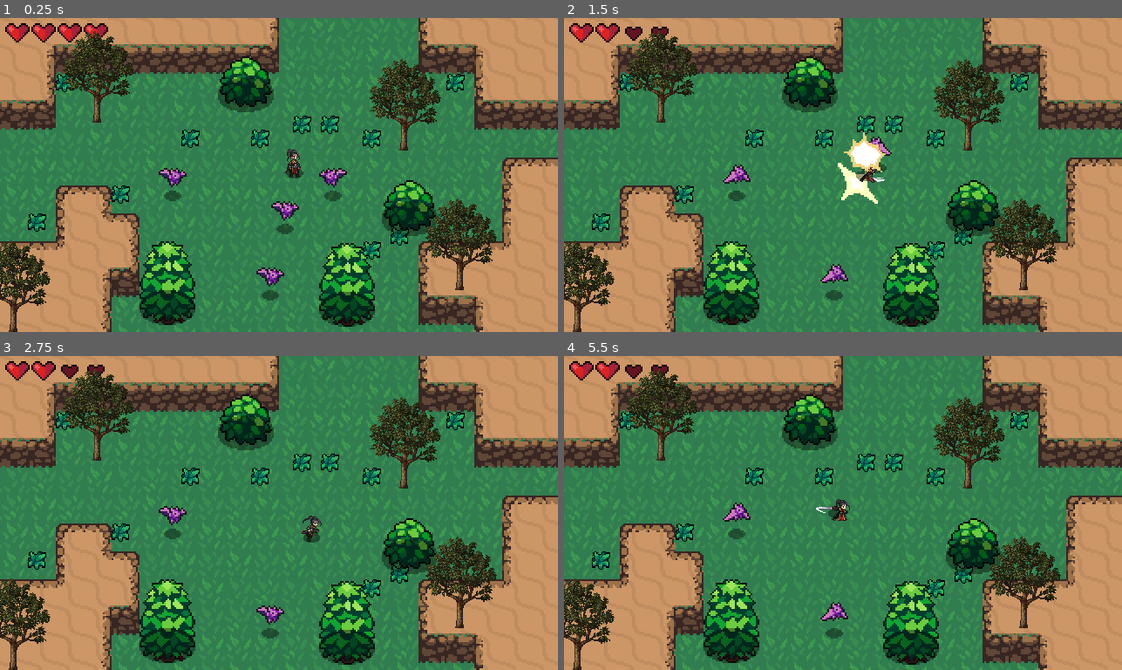
Above: before the commit, frames 1-4 (two rows, left to right).
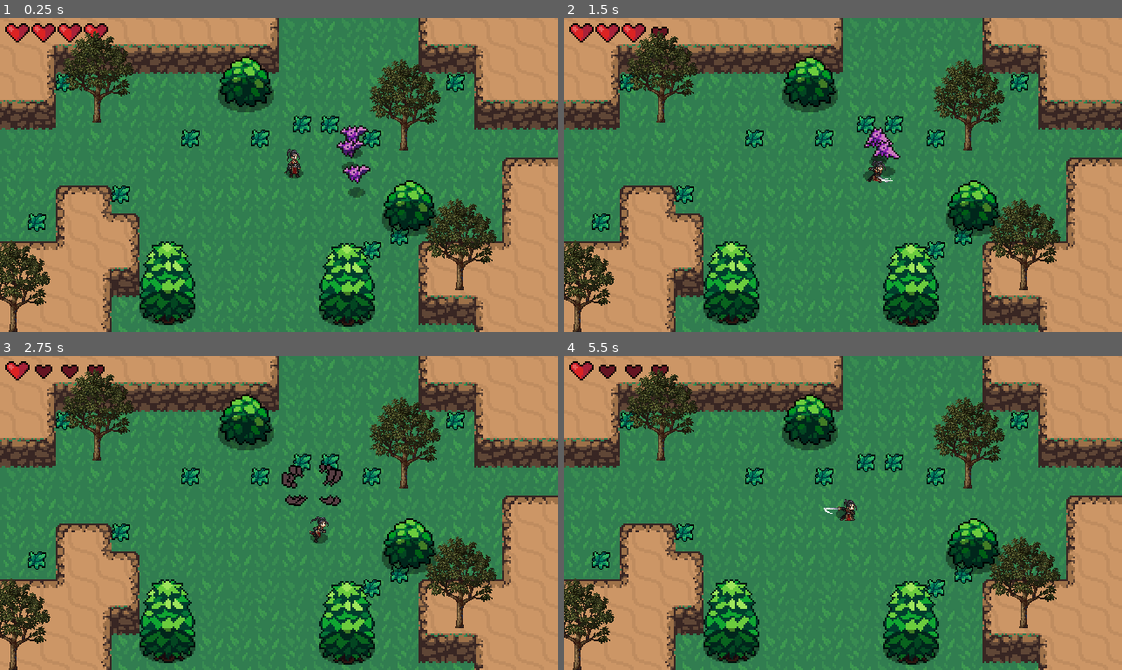
Above: after the commit, the same moments.

Repository: baifengxiao/action-rpg
Game: Godot game, scene res://World.tscn
Same seed, same stepped clock (60 frames per second), same inputs: the game is played once before the commit and once after it.
Inputs:
- Up to frame 1 (0.25 s): no input
- Up to frame 2 (1.5 s): hold Right (ui_right) 0.53-1.28 s; tap J (attack) at 0.6, 1.35 s; hold Down (ui_down) from 1.28 s (still down)
- Up to frame 3 (2.75 s): release Down (ui_down) at 2.03 s; hold Right (ui_right) from 2.03 s (still down); tap J (attack) at 2.1 s
- Up to frame 4 (5.5 s): release Right (ui_right) at 2.78 s; hold Up (ui_up) 2.78-3.53 s; tap J (attack) every 0.75 s from 2.85 to 5.1 s; hold Left (ui_left) 3.53-5.03 s; hold Down (ui_down) from 5.03 s (still down)

The runs differ from the first frame. In frame 1, 1.6% of the frame differs, in the area x 28-67%, y 34-90%; in frame 2, 2.0%, in the area x 10-61%, y 1-90%; in frame 3, 1.5%; in frame 4, 1.0%.

Commit message:
feat: part17.小怪软碰撞

Diff:
--- /dev/null
+++ b/Effects/Hitbox&Hurtbox/soft_collsion.gd
@@ -0,0 +1,15 @@
+extends Area2D
+
+func is_colliding():
+	#获取重叠区域
+	var areas = get_overlapping_areas()
+	return areas.size() > 0
+
+func get_push_vector():
+	var areas = get_overlapping_areas()
+	var push_vector=Vector2.ZERO
+	if is_colliding():
+		var area = areas[0]
+		push_vector =area.global_position.direction_to(global_position)
+		push_vector = push_vector.normalized()
+	return push_vector
--- /dev/null
+++ b/Effects/Hitbox&Hurtbox/soft_collsion.tscn
@@ -0,0 +1,10 @@
+[gd_scene load_steps=2 format=3 uid="uid://ccqh8i8x0pup1"]
+
+[ext_resource type="Script" path="res://Effects/Hitbox&Hurtbox/soft_collsion.gd" id="1_c3fuk"]
+
+[node name="softCollsion" type="Area2D"]
+collision_layer = 32
+collision_mask = 32
+script = ExtResource("1_c3fuk")
+
+[node name="CollisionShape2D" type="CollisionShape2D" parent="."]
--- a/Player/player.gd
+++ b/Player/player.gd
@@ -69,9 +69,9 @@
 	state = MOVE
 
 func _on_hurtbox_area_entered(area: Area2D) -> void:
-	print("被蝙蝠攻击了")
+
 	stats.health -= 1
-	print(stats.health)
+
 	#开启无敌
 	hurtbox.start_invincibility(0.5)
 	hurtbox.create_hit_effect()
--- a/Player/player.tscn
+++ b/Player/player.tscn
@@ -563,8 +563,8 @@
 tree_root = SubResource("AnimationNodeStateMachine_c1qe6")
 anim_player = NodePath("../AnimationPlayer")
 parameters/current_length = 6.0
-parameters/current_position = 0.899156
-parameters/current_delta = 0.0166667
+parameters/current_position = 1.05208
+parameters/current_delta = 0.1
 parameters/Attack/current_length = 0.4
 parameters/Attack/current_position = 0.4
 parameters/Attack/current_delta = 0.0
@@ -585,15 +585,15 @@
 parameters/End/current_position = 0.0
 parameters/End/current_delta = 0.0
 parameters/Idle/current_length = 6.0
-parameters/Idle/current_position = 0.899156
-parameters/Idle/current_delta = 0.0166667
+parameters/Idle/current_position = 1.05208
+parameters/Idle/current_delta = 0.1
 parameters/Idle/blend_position = Vector2(1, 0)
 parameters/Idle/0/current_length = null
 parameters/Idle/0/current_position = null
 parameters/Idle/0/current_delta = null
 parameters/Idle/1/current_length = 6.0
-parameters/Idle/1/current_position = 0.899156
-parameters/Idle/1/current_delta = 0.0166667
+parameters/Idle/1/current_position = 1.05208
+parameters/Idle/1/current_delta = 0.1
 parameters/Idle/2/current_length = 6.0
 parameters/Idle/2/current_position = 0.0972623
 parameters/Idle/2/current_delta = 0.017041
--- a/World.tscn
+++ b/World.tscn
@@ -1986,16 +1986,13 @@
 [node name="Bats" type="Node2D" parent="."]
 
 [node name="Bat" parent="Bats" instance=ExtResource("7_j57k6")]
-position = Vector2(155, 159)
+position = Vector2(205, 86)
 
 [node name="Bat3" parent="Bats" instance=ExtResource("7_j57k6")]
-position = Vector2(194, 105)
+position = Vector2(207, 77)
 
 [node name="Bat4" parent="Bats" instance=ExtResource("7_j57k6")]
-position = Vector2(99, 102)
-
-[node name="Bat5" parent="Bats" instance=ExtResource("7_j57k6")]
-position = Vector2(163, 125)
+position = Vector2(208, 102)
 
 [node name="HealthUI" parent="." instance=ExtResource("8_uw165")]
 offset_left = 3.0
--- a/ememies/bat.gd
+++ b/ememies/bat.gd
@@ -5,6 +5,7 @@
 @export var ACCELERATION = 300
 @export var MAX_SPEED = 10
 @export var FRICTION = 100
+
 
 enum{
 	IDLE,
@@ -22,6 +23,7 @@
 @onready var stats: Node2D = $Stats
 @onready var sprite = $AnimatedSprite2D
 @onready var hurtbox: Area2D = $Hurtbox
+@onready var soft_collsion: Area2D = $softCollsion
 
 
 func _physics_process(delta):
@@ -60,6 +62,8 @@
 
 			#调整追赶中的方向
 			sprite.flip_h = velocity.x < 0
+	if soft_collsion.is_colliding():
+		velocity += soft_collsion.get_push_vector() * delta * 400
 	move_and_slide()
 	#TODO，这里的逻辑有得研究，这里seek_player() 放在match语句前执行就好，IDLE和CHASE都需要状态转换，而且它CHASE的那个判断很迷，就是等于seekplayer
 
--- a/ememies/bat.tscn
+++ b/ememies/bat.tscn
@@ -7,6 +7,7 @@
 [ext_resource type="PackedScene" uid="uid://ffv0n455l0at" path="res://stats.tscn" id="5_kf82p"]
 [ext_resource type="PackedScene" uid="uid://gyv43wd5npfu" path="res://ememies/player_detection_zone.tscn" id="6_1bl7j"]
 [ext_resource type="PackedScene" uid="uid://bc5ytq8ycu7fn" path="res://Effects/Hitbox&Hurtbox/hitbox.tscn" id="7_cs2ut"]
+[ext_resource type="PackedScene" uid="uid://ccqh8i8x0pup1" path="res://Effects/Hitbox&Hurtbox/soft_collsion.tscn" id="8_kjput"]
 
 [sub_resource type="AtlasTexture" id="AtlasTexture_6g7gl"]
 atlas = ExtResource("1_x8nsj")
@@ -64,6 +65,9 @@
 [sub_resource type="CircleShape2D" id="CircleShape2D_sg2xk"]
 radius = 9.05539
 
+[sub_resource type="CircleShape2D" id="CircleShape2D_t6nrf"]
+radius = 1.0
+
 [node name="Bat" type="CharacterBody2D"]
 collision_layer = 16
 collision_mask = 3
@@ -105,6 +109,11 @@
 position = Vector2(43, -27)
 shape = SubResource("CircleShape2D_sg2xk")
 
+[node name="softCollsion" parent="." instance=ExtResource("8_kjput")]
+
+[node name="CollisionShape2D" parent="softCollsion" index="0"]
+shape = SubResource("CircleShape2D_t6nrf")
+
 [connection signal="area_entered" from="Hurtbox" to="." method="_on_hurtbox_area_entered"]
 [connection signal="no_health" from="Stats" to="." method="_on_stats_no_health"]
 [connection signal="area_entered" from="PlayerDetectionZone" to="." method="_on_player_detection_zone_area_entered"]
@@ -112,3 +121,4 @@
 [editable path="Hurtbox"]
 [editable path="PlayerDetectionZone"]
 [editable path="Hitbox"]
+[editable path="softCollsion"]
--- a/project.godot
+++ b/project.godot
@@ -43,6 +43,7 @@
 2d_physics/layer_3="PlayerHurtbox"
 2d_physics/layer_4="EnemyHurtbox"
 2d_physics/layer_5="Enemy"
+2d_physics/layer_6="softCollsion"
 
 [rendering]
 
Not shown: 1 places in ememies/bat.tscn that only renumber resources
Not shown, added: export_presets.cfg
